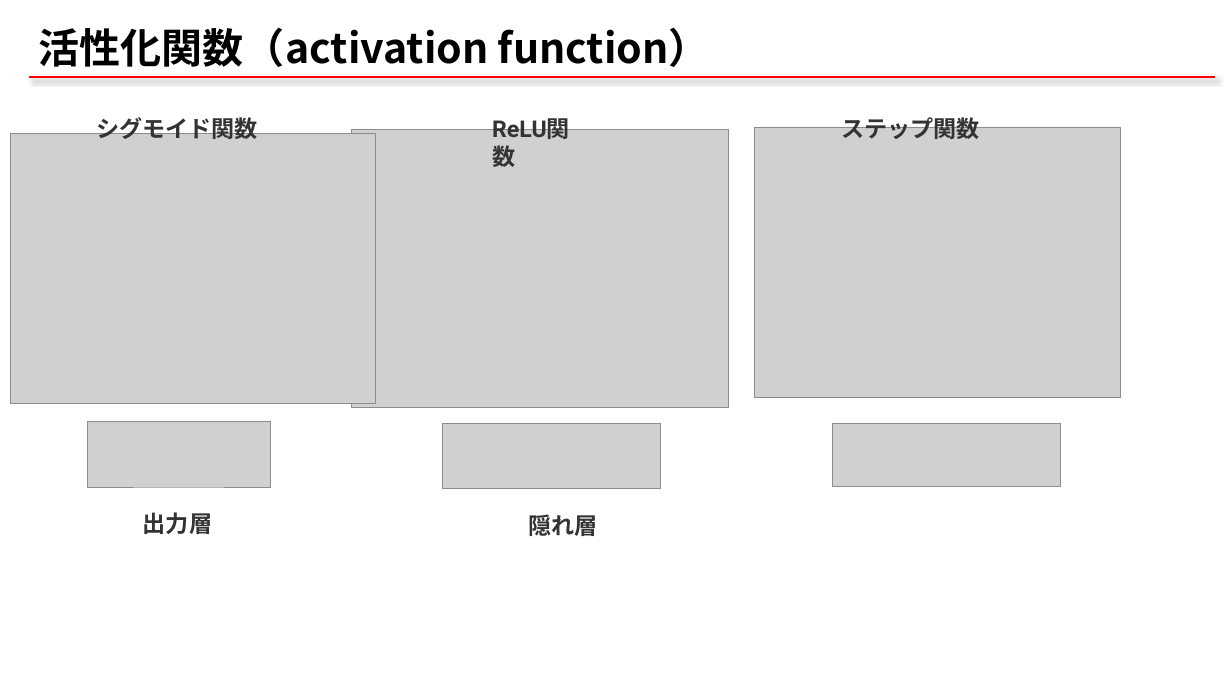
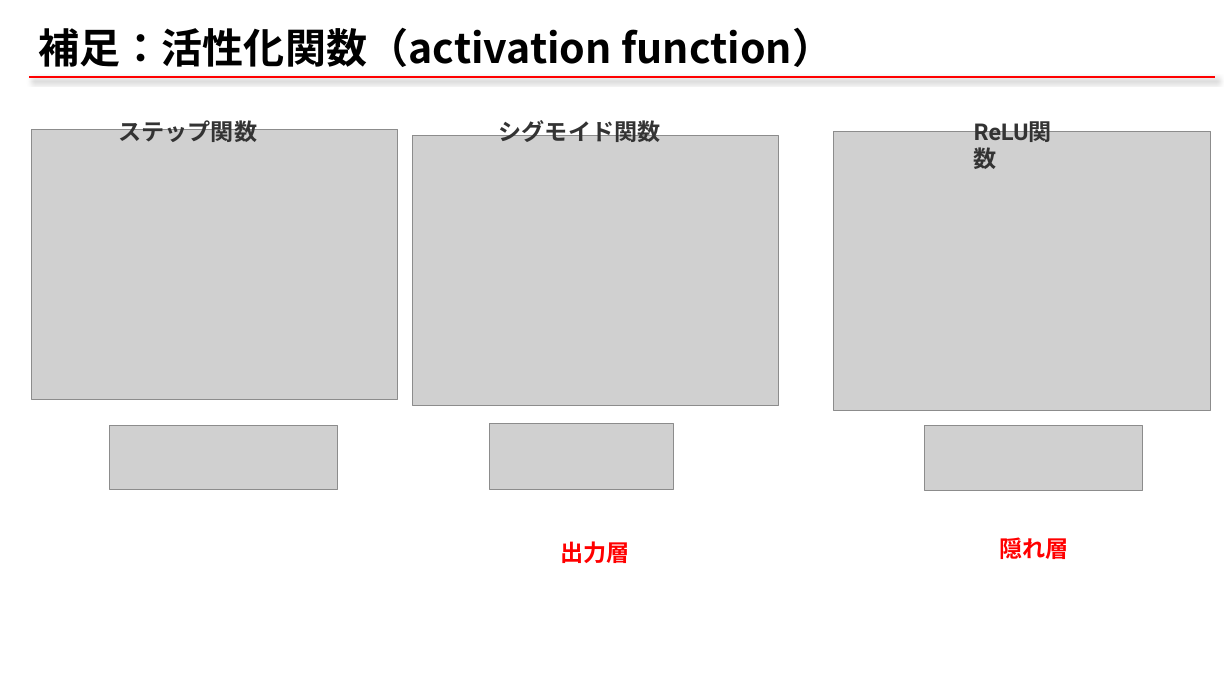
Before and after one commit to qqinxl2015/machine-learning-basic, a slide deck: slide 21 of _ML_01_NN.pptx (slide 19 before the commit). Drawn at 1232x693 pixels with LibreOffice and Linux fonts; fonts in the diff are those of the drawing; grey boxes stand for pictures. Boxes give left, top, right and bottom in pixels: in the first picture for what was removed or moved away, otherwise in the second. Text is boxed around its words. In the diff, an @@ line names an element or a change of style, - is before the commit and + after.

```diff
--- a/_ML_01_NN.pptx
+++ b/_ML_01_NN.pptx
@@ title at [39,27,833,67]: text changed @@
-活性化関数（activation function）
+補足：活性化関数（activation function）
@@ text "ステップ関数": place and size @@
-text "ステップ関数" at [841,114,980,139]
+text "ステップ関数" at [119,116,258,142]
@@ 2 pictures, 1 text: place and size @@
-2 pictures, 1 text at [10,114,376,487]
+2 pictures, 1 text at [413,116,779,490]
@@ text "ReLU関数": place and size @@
-text "ReLU関数" at [483,110,598,147]
+text "ReLU関数" at [965,113,1080,150]
@@ picture: place and size @@
-picture at [755,127,1121,397]
+picture at [32,129,398,400]
@@ picture: place and size @@
-picture at [351,129,728,409]
+picture at [834,131,1211,410]
@@ picture: place and size @@
-picture at [833,423,1061,487]
+picture at [109,426,337,490]
@@ picture: place and size @@
-picture at [443,423,661,488]
+picture at [924,426,1142,491]
@@ text "出力層": place and size @@
-text "出力層" at [143,512,212,534]
+text "出力層" at [560,541,629,563]
@@ text "出力層" at [560,541,629,563]: text colour #333333 to #FF0000 @@
@@ text "隠れ層" at [1000,537,1069,559]: text colour #333333 to #FF0000 @@
@@ text "隠れ層": place and size @@
-text "隠れ層" at [528,514,597,536]
+text "隠れ層" at [1000,537,1069,559]
```
Also in this commit, not shown: 14 other slides changed, 4 slides added, 1 slide removed, 1 other file.
